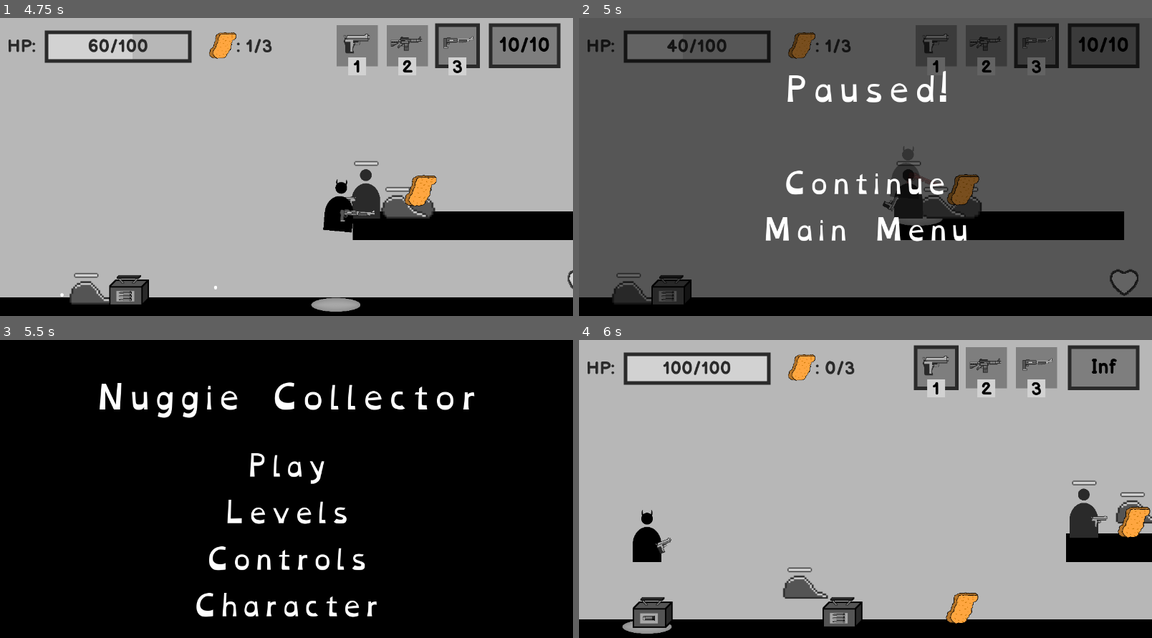
Above: before the commit, frames 1-4 (two rows, left to right).
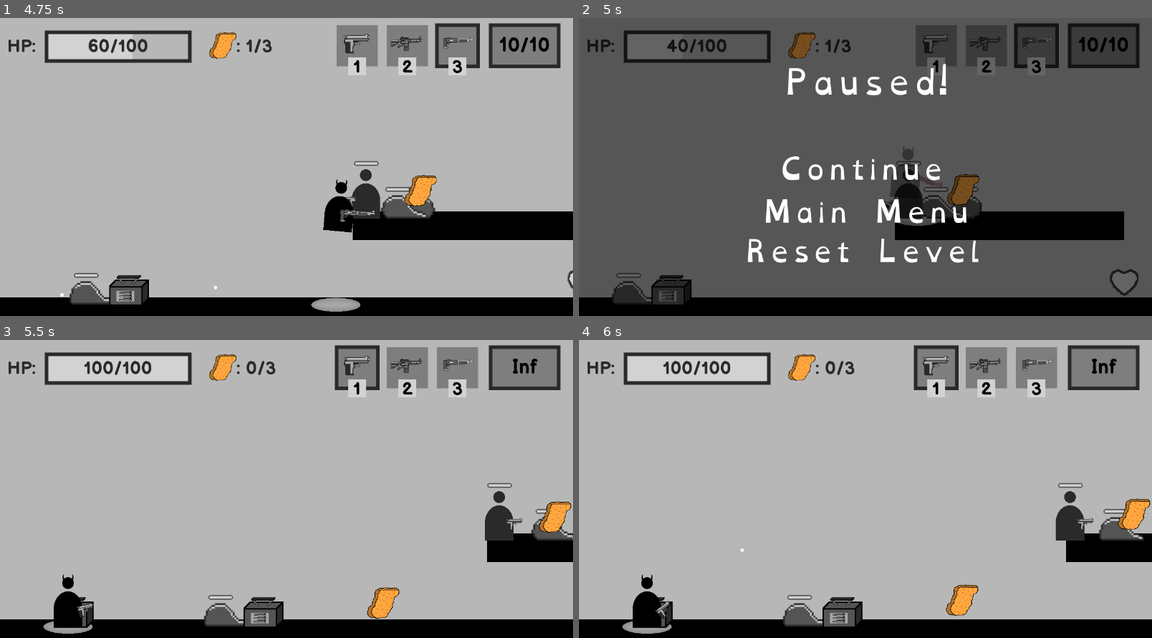
Above: after the commit, the same moments.

Repository: BesterCoder/nuggie-collector
Game: Godot game, scene res://menus/main/MainMenu.tscn
Two runs of this game, one before a commit and one after it. Both use one fixed random seed, a clock stepped at 60 frames per second and the inputs below.
Inputs (mouse positions are in pixels of both pictures, inside the frame that each line leads up to):
- Up to frame 1 (4.75 s): click "Play" at 0.5 s; move the mouse to (412, 164) at 1.27 s; hold E (interact) 1.28-2.03 s; hold D (move_right) 1.28-2.78 s; tap W (jump) at 1.52, 2.27, 3.77, 4.52 s; move the mouse to (171, 193) at 2.02 s; click (171, 193) at 2.1 s; move the mouse to (343, 107) at 2.77 s; hold A (move_left) 2.78-3.53 s; tap 1 (select_pistol) at 2.85 s; move the mouse to (257, 244) at 3.52 s; hold D (move_right) from 3.53 s (still down); tap 2 (select_rifle) at 3.6 s; move the mouse to (458, 226) at 4.27 s; tap 3 (select_shotgun) at 4.35 s
- Up to frame 2 (5 s): keep holding D (move_right); tap P (pause) at 4.9 s
- Up to frame 3 (5.5 s): release D (move_right) at 5 s; click (280, 572) at 5 s, where only the run after the commit has a clickable "Reset Level"
- Up to frame 4 (6 s): click (865, 465) at 5.75 s, where only the run before the commit has a clickable "Play"

Frame 1 is identical in both runs. In frame 2, 4.4% of the frame differs, in the area x 29-70%, y 15-83%; in frame 3, 92%, in the area x 0-100%, y 0-99%; in frame 4, 4.2%.

Commit message:
Level can now be reset in pause menu

Diff:
--- a/menus/character/PausePlayer.gd
+++ b/menus/character/PausePlayer.gd
@@ -27,3 +27,10 @@
 func _on_menu_pressed():
 	_set_pause()
 	SceneLoader.load_main_menu()
+
+
+func _on_reset_pressed():
+	SceneLoader.load_scene(Level.get_current_scene())
+	GameTimer.reset_level()
+	GameTimer.start_level()
+	_set_pause(false)
--- a/menus/character/PausePlayer.tscn
+++ b/menus/character/PausePlayer.tscn
@@ -31,9 +31,9 @@
 }
 
 [node name="Title" type="Label" parent="Root"]
-margin_top = 96.0
+margin_top = 80.0
 margin_right = 1280.0
-margin_bottom = 224.0
+margin_bottom = 208.0
 custom_fonts/font = SubResource( 1 )
 text = "Paused!"
 align = 1
@@ -42,12 +42,12 @@
 }
 
 [node name="Control" type="Control" parent="Root"]
-margin_left = 608.0
-margin_top = 400.0
-margin_right = 648.0
-margin_bottom = 440.0
+margin_left = 600.0
+margin_top = 368.0
+margin_right = 640.0
+margin_bottom = 408.0
 __meta__ = {
-"_edit_group_": true
+"_edit_use_anchors_": false
 }
 
 [node name="Continue" type="Button" parent="Root/Control"]
@@ -67,11 +67,28 @@
 "_edit_use_anchors_": false
 }
 
+[node name="Reset" type="Button" parent="Root/Control"]
+margin_left = -240.0
+margin_top = 96.0
+margin_right = 307.0
+margin_bottom = 212.0
+focus_mode = 0
+custom_fonts/font = SubResource( 2 )
+custom_colors/font_color = Color( 1, 1, 1, 1 )
+custom_colors/font_color_hover = Color( 0.164706, 0.164706, 0.164706, 1 )
+custom_colors/font_color_pressed = Color( 0, 0, 0, 0.529412 )
+enabled_focus_mode = 0
+text = "Reset Level"
+flat = true
+__meta__ = {
+"_edit_use_anchors_": false
+}
+
 [node name="Menu" type="Button" parent="Root/Control"]
-margin_left = -208.0
-margin_top = 16.0
-margin_right = 273.0
-margin_bottom = 132.0
+margin_left = -200.0
+margin_top = 8.0
+margin_right = 281.0
+margin_bottom = 124.0
 focus_mode = 0
 custom_fonts/font = SubResource( 2 )
 custom_colors/font_color = Color( 1, 1, 1, 1 )
@@ -84,4 +101,5 @@
 "_edit_use_anchors_": false
 }
 [connection signal="pressed" from="Root/Control/Continue" to="." method="_on_continue_pressed"]
+[connection signal="pressed" from="Root/Control/Reset" to="." method="_on_reset_pressed"]
 [connection signal="pressed" from="Root/Control/Menu" to="." method="_on_menu_pressed"]
